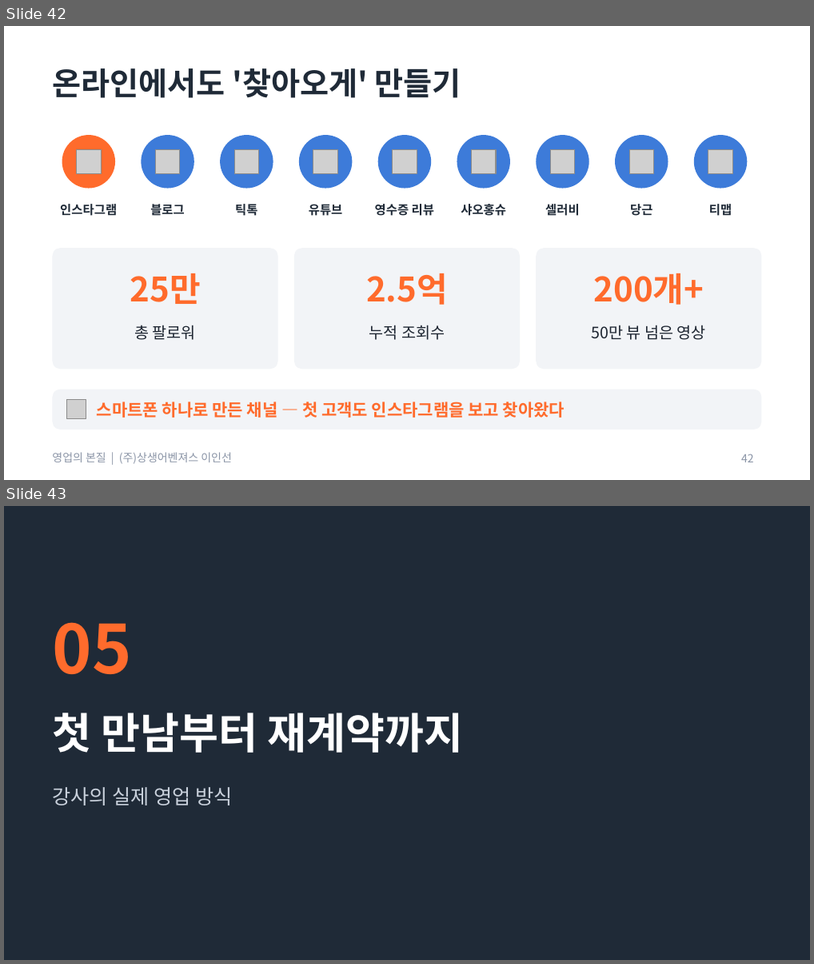
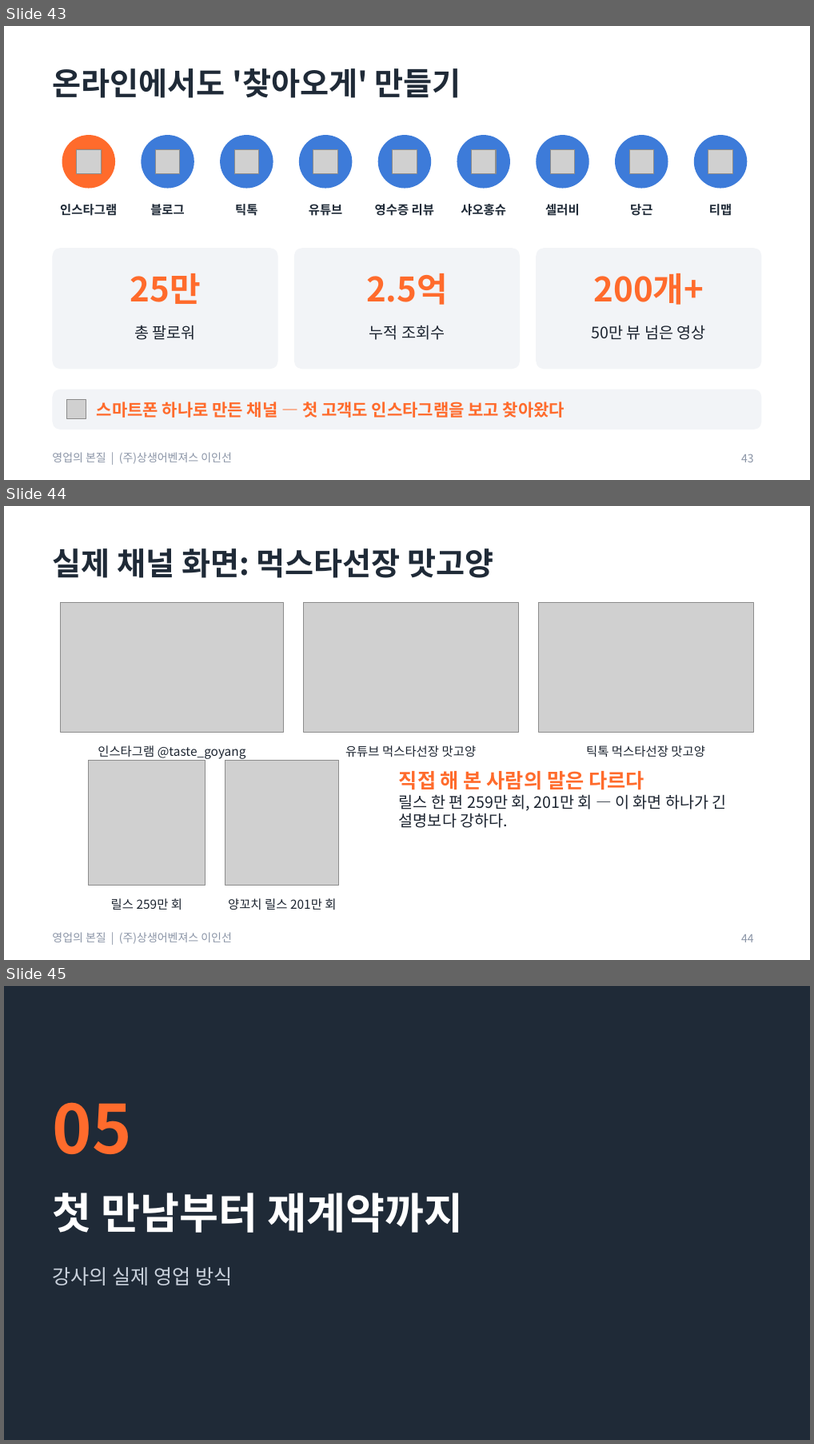
Before and after one commit to aspirinx79-crypto/cmo, a slide deck: docs/sales/영업의_본질_교육자료.pptx. Shown one above the other, each under a label of ours: slides 42 and 43 before the commit, slides 43, 44 and 45 after it. The pictures are 814x964 and 814x1444 pixels, drawn with LibreOffice and Linux fonts; fonts in the diff are those of the drawing; grey boxes stand for pictures. Boxes give left, top, right and bottom in pixels: in the first picture for what was removed or moved away, otherwise in the second. Text is boxed around its words. In the diff, an @@ line names an element or a change of style, - is before the commit and + after.

```diff
--- a/docs/sales/영업의_본질_교육자료.pptx
+++ b/docs/sales/영업의_본질_교육자료.pptx
@@ slide 44 added at [4, 506, 810, 960], background #FFFFFF; not listed: 1 template element that a slide beside it also shows @@
@@ title added at [52, 548, 494, 578], 28 pt, text #1F2A37, bold @@
+실제 채널 화면: 먹스타선장 맛고양
@@ picture added at [61, 603, 283, 732] @@
@@ picture added at [303, 603, 518, 732] @@
@@ picture added at [538, 603, 754, 732] @@
@@ text added at [98, 745, 246, 759], 11 pt, text #1C2430 @@
+인스타그램 @taste_goyang
@@ text added at [346, 745, 477, 757], 11 pt, text #1C2430 @@
+유튜브 먹스타선장 맛고양
@@ text added at [586, 745, 706, 757], 11 pt, text #1C2430 @@
+틱톡 먹스타선장 맛고양
@@ picture added at [88, 760, 205, 885] @@
@@ picture added at [226, 760, 339, 885] @@
@@ text added at [399, 771, 727, 828], 14 pt, text #1C2430 @@
+직접 해 본 사람의 말은 다르다
+릴스 한 편 259만 회, 201만 회 — 이 화면 하나가 긴 설명보다 강하다.
@@ text added at [111, 898, 182, 910], 11 pt, text #1C2430 @@
+릴스 259만 회
@@ text added at [228, 898, 336, 910], 11 pt, text #1C2430 @@
+양꼬치 릴스 201만 회
@@ page number added at [742, 934, 754, 942], 10 pt, text #8A94A6 @@
+44
@@ what was slide 42 is now slide 43 @@
@@ page number at [742, 453, 754, 462]: text changed @@
-42
+43
@@ what was slide 43 is now slide 45 @@
```
Also in this commit, not shown: 3 other slides added, 22 other files.
